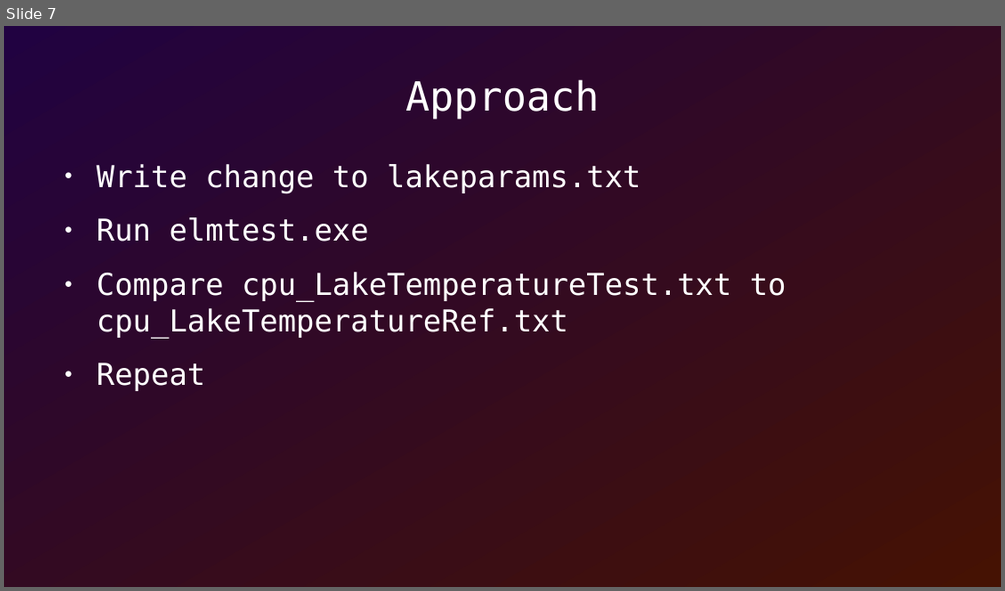
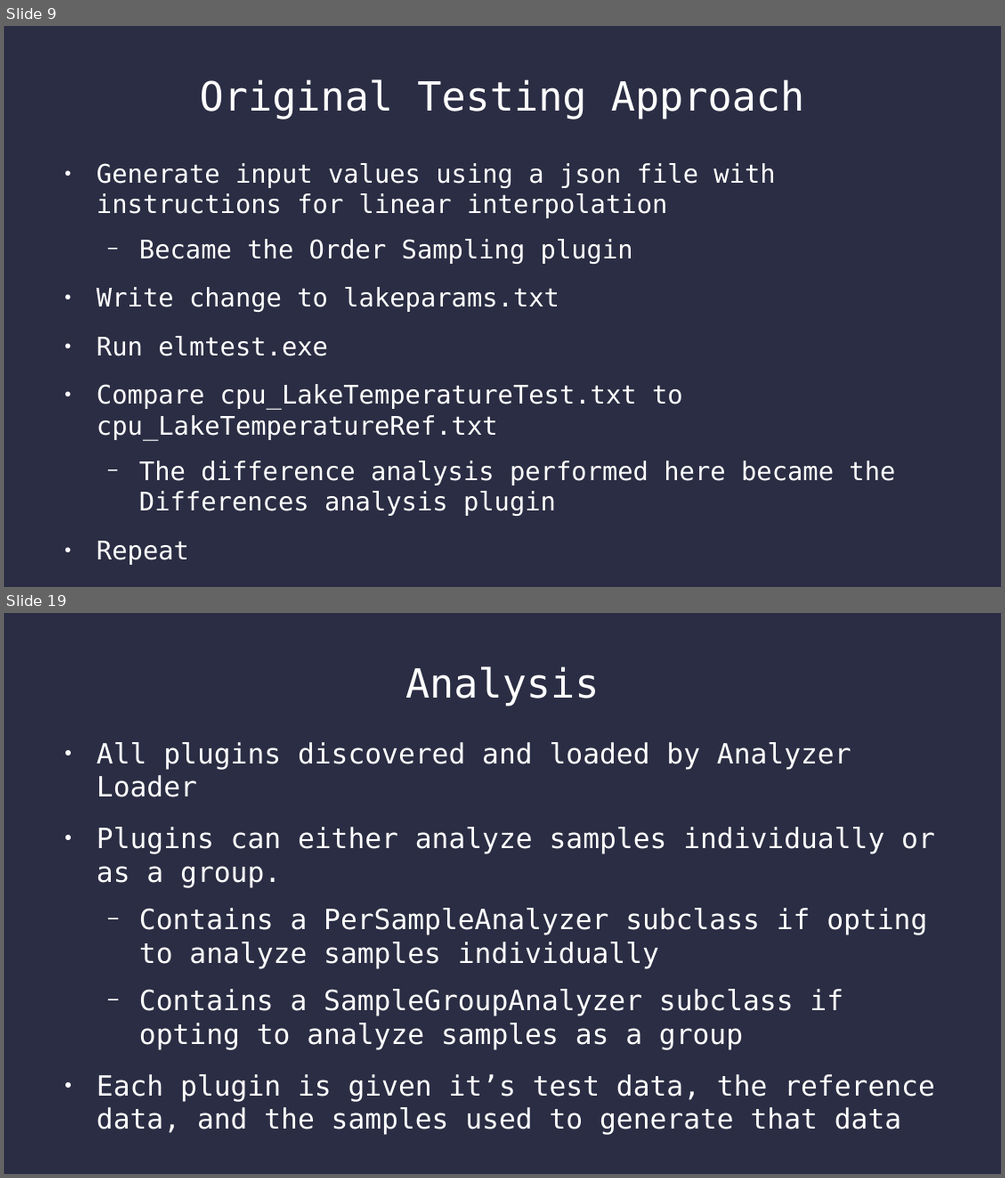
Before and after one commit to SamAllen06/lake_temp_work, a slide deck: documentation/lake_temperature.odp. Shown one above the other, each under a label of ours: slide 7 before the commit, slides 9 and 19 after it; the slides between them are not shown. The pictures are 1005x591 and 1005x1178 pixels, drawn with LibreOffice and Linux fonts; fonts in the diff are those of the drawing. Boxes give left, top, right and bottom in pixels: in the first picture for what was removed or moved away, otherwise in the second. Text is boxed around its words. In the diff, an @@ line names an element or a change of style, - is before the commit and + after.

```diff
--- a/documentation/lake_temperature.odp
+++ b/documentation/lake_temperature.odp
@@ slide 19 added at (4, 613, 1001, 1174), background #2A2D43 @@
@@ title added at (405, 666, 599, 706), 32 pt, text #FFFFFF @@
+Analysis
@@ text added at (97, 742, 935, 1135), 22.2 pt, text #FFFFFF @@
+● All plugins discovered and loaded by Analyzer Loader
+● Plugins can either analyze samples individually or as a group.
+  − Contains a PerSampleAnalyzer subclass if opting to analyze samples individually
+  − Contains a SampleGroupAnalyzer subclass if opting to analyze samples as a group
+● Each plugin is given it’s test data, the reference data, and the samples used to generate that data
@@ what was slide 7 is now slide 9 @@
@@ slide 9 changed as well @@
@@ background gradient #210241 to #451203 to #2A2D43 @@
@@ title at (200, 79, 804, 119): text changed @@
-Approach
+Original Testing Approach
@@ text at (97, 163, 775, 264): paragraphs added @@
+● Generate input values using a json file with instructions for linear interpolation
+  − Became the Order Sampling plugin
@@ text at (97, 287, 683, 440): size 24 to 20.4 pt in "Write change to lakeparams.txt", "Run elmtest.exe", "Compare cpu_LakeTemperatureTest.txt to cpu_LakeTemperatureRe ...", "Repeat" @@
@@ text at (139, 460, 895, 484): paragraph added @@
+  − The difference analysis performed here became the Differences analysis plugin
```
Also in this commit, not shown: 11 other slides changed, 11 other slides added, 6 slides removed, 1 other file.
